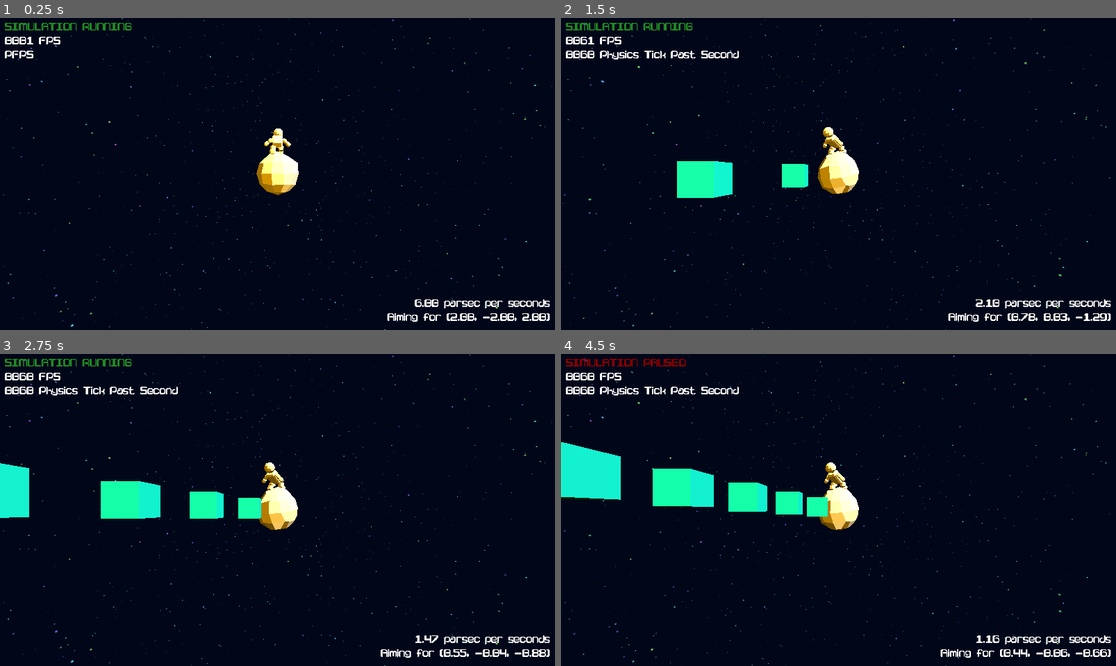
Above: before the commit, frames 1-4 (two rows, left to right).
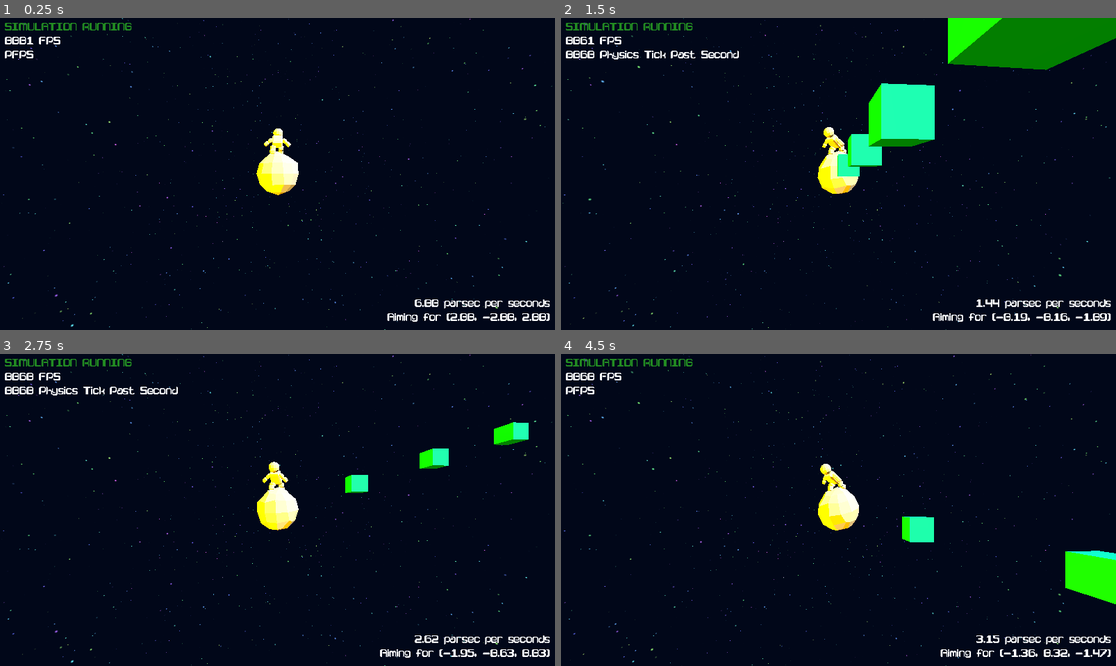
Above: after the commit, the same moments.

Repository: BlessedSleepSeeker/SpeedOfLight
Game: Godot game, scene res://world/StarSystem.tscn
The game is run twice, just before and just after one commit, with the same random seed, the same clock (stepped at 60 frames per second) and the same inputs.
Inputs (mouse positions are in pixels of both pictures, inside the frame that each line leads up to):
- Up to frame 1 (0.25 s): no input
- Up to frame 2 (1.5 s): move the mouse to (960, 158) at 0.52 s; tap R (ReturnToComet, bound only after the commit) at 0.6 s; click (960, 158) at 0.67 s; move the mouse to (727, 189) at 1.27 s; tap Shift (BulletTime, bound only before the commit) at 1.35 s; click (727, 189) at 1.42 s
- Up to frame 3 (2.75 s): tap R (ReturnToComet, bound only after the commit) at 1.55, 2.3 s; move the mouse to (333, 441) at 2.02 s; click (333, 441) at 2.1 s
- Up to frame 4 (4.5 s): move the mouse to (810, 572) at 2.77 s; right-click (810, 572) at 2.85 s; click (810, 572) at 2.92 s; tap R (ReturnToComet, bound only after the commit) at 3.05, 3.8, 4.35 s; move the mouse to (1005, 556) at 3.52 s; tap Space (TogglePhysics) at 3.6 s; click (1005, 556) at 3.67 s; tap P (ResetScene, bound only after the commit) at 4.15 s; move the mouse to (672, 463) at 4.27 s; click (672, 463) at 4.42 s

The runs differ from the first frame. In frame 1, 0.3% of the frame differs, in the area x 46-53%, y 35-57%; in frame 2, 9.6%, in the area x 20-100%, y 0-98%; in frame 3, 4.9%; in frame 4, 7.6%.

Commit message:
Added full solar system

Diff:
--- a/speed-of-light/comet/TailMesh.tscn
+++ b/speed-of-light/comet/TailMesh.tscn
@@ -10,6 +10,109 @@
 vertex_color_use_as_albedo = true
 albedo_color = Color(0, 1, 0.98333335, 1)
 emission = Color(0.31, 0.31, 0.31, 1)
+
+[sub_resource type="Animation" id="Animation_xyhup"]
+resource_name = "idle"
+length = 4.0
+loop_mode = 1
+tracks/0/type = "value"
+tracks/0/imported = false
+tracks/0/enabled = true
+tracks/0/path = NodePath("TailMesh:position")
+tracks/0/interp = 2
+tracks/0/loop_wrap = true
+tracks/0/keys = {
+"times": PackedFloat32Array(0, 1, 2, 3),
+"transitions": PackedFloat32Array(1, 1, 1, 1),
+"update": 0,
+"values": [Vector3(0, 0, 0), Vector3(0, 0.5, 0), Vector3(0, 0, 0), Vector3(0, 0.5, 0)]
+}
+tracks/1/type = "value"
+tracks/1/imported = false
+tracks/1/enabled = true
+tracks/1/path = NodePath(".:rotation")
+tracks/1/interp = 1
+tracks/1/loop_wrap = false
+tracks/1/keys = {
+"times": PackedFloat32Array(0, 4),
+"transitions": PackedFloat32Array(1, 1),
+"update": 0,
+"values": [Vector3(0, 0, 0), Vector3(0, 6.3006387, 0)]
+}
+
+[sub_resource type="Animation" id="Animation_2h6ia"]
+length = 0.001
+tracks/0/type = "value"
+tracks/0/imported = false
+tracks/0/enabled = true
+tracks/0/path = NodePath("TailMesh:position")
+tracks/0/interp = 1
+tracks/0/loop_wrap = true
+tracks/0/keys = {
+"times": PackedFloat32Array(0),
+"transitions": PackedFloat32Array(1),
+"update": 0,
+"values": [Vector3(0, 0, 0)]
+}
+tracks/1/type = "value"
+tracks/1/imported = false
+tracks/1/enabled = true
+tracks/1/path = NodePath("TailMesh:mesh:size")
+tracks/1/interp = 1
+tracks/1/loop_wrap = true
+tracks/1/keys = {
+"times": PackedFloat32Array(0),
+"transitions": PackedFloat32Array(1),
+"update": 0,
+"values": [Vector3(0.4, 0.4, 0.4)]
+}
+tracks/2/type = "value"
+tracks/2/imported = false
+tracks/2/enabled = true
+tracks/2/path = NodePath(".:rotation")
+tracks/2/interp = 1
+tracks/2/loop_wrap = true
+tracks/2/keys = {
+"times": PackedFloat32Array(0),
+"transitions": PackedFloat32Array(1),
+"update": 0,
+"values": [Vector3(0, 0, 0)]
+}
+
+[sub_resource type="Animation" id="Animation_sb60d"]
+resource_name = "fade_away"
+length = 2.0
+tracks/0/type = "value"
+tracks/0/imported = false
+tracks/0/enabled = false
+tracks/0/path = NodePath("TailMesh:mesh:size")
+tracks/0/interp = 2
+tracks/0/loop_wrap = true
+tracks/0/keys = {
+"times": PackedFloat32Array(0, 2),
+"transitions": PackedFloat32Array(1, 1),
+"update": 0,
+"values": [Vector3(0.4, 0.4, 0.4), Vector3(0.01, 0.01, 0.01)]
+}
+tracks/1/type = "value"
+tracks/1/imported = false
+tracks/1/enabled = false
+tracks/1/path = NodePath(".:rotation")
+tracks/1/interp = 1
+tracks/1/loop_wrap = true
+tracks/1/keys = {
+"times": PackedFloat32Array(0, 2),
+"transitions": PackedFloat32Array(1, 1),
+"update": 0,
+"values": [Vector3(0, 0, 0), Vector3(0, 6.2831855, 0)]
+}
+
+[sub_resource type="AnimationLibrary" id="AnimationLibrary_sb60d"]
+_data = {
+&"RESET": SubResource("Animation_2h6ia"),
+&"fade_away": SubResource("Animation_sb60d"),
+&"idle": SubResource("Animation_xyhup")
+}
 
 [node name="TailStatic" type="StaticBody3D"]
 script = ExtResource("1_xyhup")
@@ -23,3 +126,9 @@
 wait_time = 60.0
 one_shot = true
 autostart = true
+
+[node name="AnimationPlayer" type="AnimationPlayer" parent="."]
+libraries = {
+&"": SubResource("AnimationLibrary_sb60d")
+}
+autoplay = "idle"
--- a/speed-of-light/comet/comet.gd
+++ b/speed-of-light/comet/comet.gd
@@ -9,10 +9,10 @@
 
 @export var draw_tail: bool = true
 @export var tail_mesh: PackedScene = preload("res://comet/TailMesh.tscn")
-@export var tail_max_amount: int = 1000
+@export var tail_max_amount: int = 1200
 
-@export var ray_length: float = 20
-@export var ray_direction_amount: int = 20
+@export var ray_length: float = 60
+@export var ray_direction_amount: int = 60
 @export var aiming_mesh: PackedScene = preload("res://comet/AimingMesh.tscn")
 
 @onready var skin: CometSkin = $CometSkin
@@ -33,6 +33,7 @@
 	set(value):
 		is_aiming = value
 		_physics_on = !is_aiming
+		change_ray_visibility(is_aiming)
 		if is_aiming:
 			activate_camera()
 			camera._curZoom = camera.minZoom
@@ -112,6 +113,11 @@
 		get_tree().root.add_child.call_deferred(inst)
 		ray_dir_visuals.append(inst)
 
+func change_ray_visibility(visibility: bool) -> void:
+	for ray_part: StaticBody3D in ray_dir_visuals:
+		ray_part.visible = visibility
+
+
 func update_ray() -> void:
 	var mouse_pos: Vector2 = get_viewport().get_mouse_position()
 	#var ray_origin: Vector3 = get_viewport().get_camera_3d().project_ray_origin(mouse_pos)
@@ -141,21 +147,27 @@
 func activate_camera() -> void:
 	camera.make_current()
 
-var tail_visuals: Array[StaticBody3D] = []
+var tail_visuals: Array[TailEntity] = []
 func setup_tail_pool() -> void:
 	for i in range(tail_max_amount):
-		var inst: StaticBody3D = tail_mesh.instantiate()
+		var inst: TailEntity = tail_mesh.instantiate()
 		get_tree().root.add_child.call_deferred(inst)
 		tail_visuals.append(inst)
 		inst.hide()
 
 func draw_tail_from_pool() -> void:
-	var tail_entity: StaticBody3D = tail_visuals.pop_front()
+	var tail_entity: TailEntity = tail_visuals.pop_front()
 	if not tail_entity:
 		return
 	tail_entity.global_position = self.global_position
-	tail_entity.show()
+	tail_entity.reset()
 	tail_visuals.append(tail_entity)
+
+func flush_pools() -> void:
+	for entity: TailEntity in tail_visuals:
+		entity.queue_free()
+	for entity: StaticBody3D in ray_dir_visuals:
+		entity.queue_free()
 
 #endregion
 
@@ -169,6 +181,8 @@
 		toggle_bullet_time(true)
 	if Input.is_action_just_released("BulletTime"):
 		toggle_bullet_time(false)
+	if Input.is_action_just_pressed("ReturnToComet"):
+		activate_camera()
 
 
 func toggle_bullet_time(toggle: bool) -> void:
--- a/speed-of-light/comet/tail_mesh.gd
+++ b/speed-of-light/comet/tail_mesh.gd
@@ -1,6 +1,8 @@
 extends StaticBody3D
+class_name TailEntity
 
 @onready var fade_timer: Timer = %FadeTimer
+@onready var anim_player: AnimationPlayer = $AnimationPlayer
 
 var _physics_on: bool = true:
 	set(value):
@@ -8,14 +10,21 @@
 		toggle_physics(_physics_on)
 
 func _ready():
-	pass#fade_timer.timeout.connect(fade_away)
+	fade_timer.timeout.connect(fade_away)
 
+func reset() -> void:
+	fade_timer.start()
+	self.show()
+	anim_player.stop()
+	anim_player.play("idle")
 
 func toggle_physics(value: bool) -> void:
 	fade_timer.paused = not value
 
 func fade_away() -> void:
-	self.queue_free()
+	anim_player.play("fade_away")
+	await anim_player.animation_finished
+	self.hide()
 
 func _unhandled_input(_event):
 	if Input.is_action_just_pressed("TogglePhysics"):
--- a/speed-of-light/project.godot
+++ b/speed-of-light/project.godot
@@ -54,12 +54,21 @@
 }
 BulletTime={
 "deadzone": 0.2,
-"events": [Object(InputEventKey,"resource_local_to_scene":false,"resource_name":"","device":-1,"window_id":0,"alt_pressed":false,"shift_pressed":false,"ctrl_pressed":false,"meta_pressed":false,"pressed":false,"keycode":0,"physical_keycode":4194325,"key_label":0,"unicode":0,"location":0,"echo":false,"script":null)
-]
+"events": []
 }
 ToggleDebug={
 "deadzone": 0.2,
 "events": [Object(InputEventKey,"resource_local_to_scene":false,"resource_name":"","device":-1,"window_id":0,"alt_press …(195 unchanged characters)…
+]
+}
+ReturnToComet={
+"deadzone": 0.2,
+"events": [Object(InputEventKey,"resource_local_to_scene":false,"resource_name":"","device":-1,"window_id":0,"alt_pressed":false,"shift_pressed":false,"ctrl_pressed":false,"meta_pressed":false,"pressed":false,"keycode":0,"physical_keycode":82,"key_label":0,"unicode":114,"location":0,"echo":false,"script":null)
+]
+}
+ResetScene={
+"deadzone": 0.2,
+"events": [Object(InputEventKey,"resource_local_to_scene":false,"resource_name":"","device":-1,"window_id":0,"alt_pressed":false,"shift_pressed":false,"ctrl_pressed":false,"meta_pressed":false,"pressed":false,"keycode":0,"physical_keycode":80,"key_label":0,"unicode":112,"location":0,"echo":false,"script":null)
 ]
 }
 
@@ -67,3 +76,7 @@
 
 3d_physics/layer_1="body_collisions"
 3d_physics/layer_2="ray_collision"
+
+[rendering]
+
+textures/vram_compression/import_etc2_astc=true
--- a/speed-of-light/world/GravitationalPuller.gd
+++ b/speed-of-light/world/GravitationalPuller.gd
@@ -2,6 +2,16 @@
 class_name GravitationalPuller
 
 @export var mass: float = 1
+@export var deactivation_time_on_hit: float = 60
+
+@onready var hitbox: Area3D = %Hitbox
 
 func _ready():
 	self.add_to_group("GravitationalPullers")
+	hitbox.body_entered.connect(on_comet_entered)
+
+func on_comet_entered(body: Node3D) -> void:
+	print("puller : removing from group")
+	self.remove_from_group("GravitationalPullers")
+	await get_tree().create_timer(deactivation_time_on_hit).timeout
+	self.add_to_group("GravitationalPullers")
--- a/speed-of-light/world/StarSystem.tscn
+++ b/speed-of-light/world/StarSystem.tscn
@@ -55,18 +55,14 @@
 
 [node name="Star3" parent="Stars" instance=ExtResource("3_6cfv3")]
 transform = Transform3D(1, 0, 0, 0, 1, 0, 0, 0, 1, -85.04552, -68.32595, -259.45325)
-visible = false
 
 [node name="Star4" parent="Stars" instance=ExtResource("3_6cfv3")]
 transform = Transform3D(1, 0, 0, 0, 1, 0, 0, 0, 1, -112.22261, 158.10257, -51.62253)
-visible = false
 
 [node name="Star5" parent="Stars" instance=ExtResource("3_6cfv3")]
 transform = Transform3D(1, 0, 0, 0, 1, 0, 0, 0, 1, -750.79565, -350.50665, -205.78586)
-visible = false
 
 [node name="Planets" type="Node3D" parent="."]
-visible = false
 
 [node name="Planet" parent="Planets" instance=ExtResource("4_rca7r")]
 transform = Transform3D(1, 0, 0, 0, 1, 0, 0, 0, 1, -226.81001, 102.72876, 139.99799)
--- a/speed-of-light/world/planets/Planet.tscn
+++ b/speed-of-light/world/planets/Planet.tscn
@@ -1,12 +1,17 @@
-[gd_scene load_steps=6 format=3 uid="uid://dcx4pnt0kt3gn"]
+[gd_scene load_steps=15 format=3 uid="uid://dcx4pnt0kt3gn"]
 
-[ext_resource type="Script" uid="uid://ddoycdpgl8wya" path="res://world/planets/planet.gd" id="1_pkd2e"]
+[ext_resource type="Script" uid="uid://b5kehyhy7wmdr" path="res://world/stars/star.gd" id="1_5m2jx"]
+[ext_resource type="Material" uid="uid://d3upegy2sk64a" path="res://camera/shaders/highlight_material.tres" id="2_bji2r"]
+[ext_resource type="PackedScene" uid="uid://pqykoxve28eu" path="res://camera/CameraOrbit.tscn" id="2_n3pod"]
 
 [sub_resource type="StandardMaterial3D" id="StandardMaterial3D_0knnf"]
+resource_local_to_scene = true
+next_pass = ExtResource("2_bji2r")
 vertex_color_use_as_albedo = true
 albedo_color = Color(0, 0.41, 0.34166664, 1)
 
 [sub_resource type="SphereMesh" id="SphereMesh_pkd2e"]
+resource_local_to_scene = true
 material = SubResource("StandardMaterial3D_0knnf")
 radius = 3.0
 height = 6.0
@@ -14,22 +19,124 @@
 rings = 8
 
 [sub_resource type="StandardMaterial3D" id="StandardMaterial3D_pkd2e"]
+resource_local_to_scene = true
+next_pass = ExtResource("2_bji2r")
 vertex_color_use_as_albedo = true
 albedo_color = Color(0.16470002, 0.22437, 0.27, 1)
 
 [sub_resource type="CylinderMesh" id="CylinderMesh_0knnf"]
+resource_local_to_scene = true
 material = SubResource("StandardMaterial3D_pkd2e")
 top_radius = 5.0
 bottom_radius = 5.0
 height = 0.1
 
+[sub_resource type="SphereShape3D" id="SphereShape3D_pkd2e"]
+radius = 3.2994585
+
+[sub_resource type="SphereShape3D" id="SphereShape3D_5m2jx"]
+radius = 2.9586313
+
+[sub_resource type="CylinderShape3D" id="CylinderShape3D_pkd2e"]
+height = 0.23669434
+radius = 5.0439453
+
+[sub_resource type="Animation" id="Animation_63mt3"]
+length = 0.001
+tracks/0/type = "value"
+tracks/0/imported = false
+tracks/0/enabled = true
+tracks/0/path = NodePath(".:scale")
+tracks/0/interp = 1
+tracks/0/loop_wrap = true
+tracks/0/keys = {
+"times": PackedFloat32Array(0),
+"transitions": PackedFloat32Array(1),
+"update": 0,
+"values": [Vector3(1, 1, 1)]
+}
+
+[sub_resource type="Animation" id="Animation_vp5b0"]
+resource_name = "deactivated"
+length = 0.4
+tracks/0/type = "value"
+tracks/0/imported = false
+tracks/0/enabled = true
+tracks/0/path = NodePath(".:scale")
+tracks/0/interp = 2
+tracks/0/loop_wrap = true
+tracks/0/keys = {
+"times": PackedFloat32Array(0, 0.4),
+"transitions": PackedFloat32Array(1, 1),
+"update": 0,
+"values": [Vector3(1, 1, 1), Vector3(0.001, 0.001, 0.001)]
+}
+
+[sub_resource type="Animation" id="Animation_itf8h"]
+resource_name = "reactivate"
+length = 0.4
+tracks/0/type = "value"
+tracks/0/imported = false
+tracks/0/enabled = true
+tracks/0/path = NodePath(".:scale")
+tracks/0/interp = 1
+tracks/0/loop_wrap = true
+tracks/0/keys = {
+"times": PackedFloat32Array(0, 0.4),
+"transitions": PackedFloat32Array(1, 1),
+"update": 0,
+"values": [Vector3(0.001, 0.001, 0.001), Vector3(1, 1, 1)]
+}
+
+[sub_resource type="AnimationLibrary" id="AnimationLibrary_63mt3"]
+_data = {
+&"RESET": SubResource("Animation_63mt3"),
+&"deactivate": SubResource("Animation_vp5b0"),
+&"reactivate": SubResource("Animation_itf8h")
+}
+
 [node name="Planet" type="StaticBody3D"]
 collision_layer = 3
-script = ExtResource("1_pkd2e")
-mass = 200.0
+script = ExtResource("1_5m2jx")
+randomize_rotation_on_load = true
+mass = 100.0
+deactivation_time_on_hit = 30.0
 
 [node name="MeshInstance3D" type="MeshInstance3D" parent="."]
+transform = Transform3D(4, 0, 0, 0, 4, 0, 0, 0, 4, 0, 0, 0)
 mesh = SubResource("SphereMesh_pkd2e")
 
 [node name="MeshInstance3D" type="MeshInstance3D" parent="MeshInstance3D"]
 mesh = SubResource("CylinderMesh_0knnf")
+
+[node name="MouseArea" type="Area3D" parent="."]
+unique_name_in_owner = true
+transform = Transform3D(4, 0, 0, 0, 4, 0, 0, 0, 4, 0, 0, 0)
+collision_layer = 2
+collision_mask = 0
+
+[node name="CollisionShape3D" type="CollisionShape3D" parent="MouseArea"]
+shape = SubResource("SphereShape3D_pkd2e")
+
+[node name="Hitbox" type="Area3D" parent="."]
+unique_name_in_owner = true
+transform = Transform3D(4, 0, 0, 0, 4, 0, 0, 0, 4, 0, 0, 0)
+collision_mask = 0
+
+[node name="CollisionShape3D" type="CollisionShape3D" parent="Hitbox"]
+shape = SubResource("SphereShape3D_5m2jx")
+
+[node name="CollisionShape3D2" type="CollisionShape3D" parent="Hitbox"]
+transform = Transform3D(1, 0, 0, 0, 1, 0, 0, 0, 1, 0, 0.013000488, 0)
+shape = SubResource("CylinderShape3D_pkd2e")
+
+[node name="CameraOrbit" parent="." instance=ExtResource("2_n3pod")]
+unique_name_in_owner = true
+maxZoom = 400.0
+minZoom = 30.0
+zoomStep = 10.0
+
+[node name="AnimationPlayer" type="AnimationPlayer" parent="."]
+libraries = {
+&"": SubResource("AnimationLibrary_63mt3")
+}
--- a/speed-of-light/world/star_system.gd
+++ b/speed-of-light/world/star_system.gd
@@ -24,6 +24,7 @@
 
 func _physics_process(_delta):
 	if _physics_on:
+		register_gravity_pullers()
 		for gravity_puller: GravitationalPuller in gravity_pullers:
 			if gravity_puller.is_visible_in_tree():
 				var gravity_pull: Vector3 = comet.calculate_gravity_pull(gravity_puller)
@@ -64,9 +65,14 @@
 
 #endregion
 
+func flush_star_system() -> void:
+	comet.flush_pools()
 
 func _unhandled_input(_event):
 	if Input.is_action_just_pressed("Click"):
 		check_for_click()
 	if Input.is_action_just_pressed("TogglePhysics"):
 		toggle_physics()
+	if Input.is_action_just_pressed("ResetScene"):
+		flush_star_system()
+		get_tree().reload_current_scene()
--- a/speed-of-light/world/stars/Star.tscn
+++ b/speed-of-light/world/stars/Star.tscn
@@ -21,6 +21,63 @@
 [sub_resource type="SphereShape3D" id="SphereShape3D_j2866"]
 radius = 70.0
 
+[sub_resource type="SphereShape3D" id="SphereShape3D_vp5b0"]
+radius = 70.0
+
+[sub_resource type="Animation" id="Animation_vp5b0"]
+resource_name = "deactivated"
+length = 0.4
+tracks/0/type = "value"
+tracks/0/imported = false
+tracks/0/enabled = true
+tracks/0/path = NodePath(".:scale")
+tracks/0/interp = 2
+tracks/0/loop_wrap = true
+tracks/0/keys = {
+"times": PackedFloat32Array(0, 0.4),
+"transitions": PackedFloat32Array(1, 1),
+"update": 0,
+"values": [Vector3(1, 1, 1), Vector3(0.001, 0.001, 0.001)]
+}
+
+[sub_resource type="Animation" id="Animation_itf8h"]
+resource_name = "reactivate"
+length = 0.4
+tracks/0/type = "value"
+tracks/0/imported = false
+tracks/0/enabled = true
+tracks/0/path = NodePath(".:scale")
+tracks/0/interp = 1
+tracks/0/loop_wrap = true
+tracks/0/keys = {
+"times": PackedFloat32Array(0, 0.4),
+"transitions": PackedFloat32Array(1, 1),
+"update": 0,
+"values": [Vector3(0.001, 0.001, 0.001), Vector3(1, 1, 1)]
+}
+
+[sub_resource type="Animation" id="Animation_63mt3"]
+length = 0.001
+tracks/0/type = "value"
+tracks/0/imported = false
+tracks/0/enabled = true
+tracks/0/path = NodePath(".:scale")
+tracks/0/interp = 1
+tracks/0/loop_wrap = true
+tracks/0/keys = {
+"times": PackedFloat32Array(0),
+"transitions": PackedFloat32Array(1),
+"update": 0,
+"values": [Vector3(1, 1, 1)]
+}
+
+[sub_resource type="AnimationLibrary" id="AnimationLibrary_63mt3"]
+_data = {
+&"RESET": SubResource("Animation_63mt3"),
+&"deactivate": SubResource("Animation_vp5b0"),
+&"reactivate": SubResource("Animation_itf8h")
+}
+
 [node name="Star" type="StaticBody3D"]
 script = ExtResource("1_sljp3")
 mass = 1000.0
@@ -36,14 +93,25 @@
 
 [node name="MouseArea" type="Area3D" parent="."]
 unique_name_in_owner = true
-collision_layer = 3
+collision_layer = 2
 collision_mask = 0
 
 [node name="CollisionShape3D" type="CollisionShape3D" parent="MouseArea"]
 shape = SubResource("SphereShape3D_j2866")
+
+[node name="Hitbox" type="Area3D" parent="."]
+unique_name_in_owner = true
+
+[node name="CollisionShape3D" type="CollisionShape3D" parent="Hitbox"]
+shape = SubResource("SphereShape3D_vp5b0")
 
 [node name="CameraOrbit" parent="." instance=ExtResource("3_vp5b0")]
 unique_name_in_owner = true
 maxZoom = 800.0
 minZoom = 60.0
 zoomStep = 20.0
+
+[node name="AnimationPlayer" type="AnimationPlayer" parent="."]
+libraries = {
+&"": SubResource("AnimationLibrary_63mt3")
+}
--- a/speed-of-light/world/stars/star.gd
+++ b/speed-of-light/world/stars/star.gd
@@ -1,13 +1,20 @@
 extends GravitationalPuller
 class_name Star
+
+@export var randomize_rotation_on_load: bool = false
 
 @export var highlight_color: Color = Color8(255, 255, 255)
 @export var highlight_color_off: Color = Color8(255, 255, 255, 0)
 @export var highlight_tween_time: float = 0.4
 
-@onready var mouse_area: Area3D = $%MouseArea
+@onready var mouse_area: Area3D = %MouseArea
 @onready var highlight_material: ShaderMaterial = $MeshInstance3D.mesh.material.next_pass
 @onready var camera: CameraOrbit = %CameraOrbit
+@onready var anim_player: AnimationPlayer = $AnimationPlayer
+
+@onready var rng: RandomNumberGenerator = RandomNumberGenerator.new()
+
+var is_active: bool = true
 
 var is_selected: bool = false:
 	set(value):
@@ -19,6 +26,8 @@
 	highlight_material.set_shader_parameter("outline_color", highlight_color_off)
 	mouse_area.mouse_entered.connect(on_mouse_state_changed.bind(true))
 	mouse_area.mouse_exited.connect(on_mouse_state_changed.bind(false))
+	if randomize_rotation_on_load:
+		randomize_rotation()
 
 func toggle_highlight(direction: bool) -> void:
 	var tween: Tween = create_tween()
@@ -28,4 +37,18 @@
 	camera.make_current()
 
 func on_mouse_state_changed(value: bool) -> void:
-	is_selected = value
+	if is_active:
+		is_selected = value
+	elif not is_active && is_selected:
+		is_selected = false
+
+func on_comet_entered(body: Node3D) -> void:
+	print("star : comet entered")
+	anim_player.play("deactivate")
+	await super(body)
+	anim_player.play("reactivate")
+
+func randomize_rotation() -> void:
+	rotation.x = randf()
+	rotation.y = randf()
+	rotation.z = randf()
Not shown: 1 places in speed-of-light/comet/TailMesh.tscn that only renumber resources
Not shown, added: speed-of-light/export_presets.cfg
Not shown: 1 places in speed-of-light/world/stars/Star.tscn that only renumber resources
Not shown, added: builds/SpeedOfLight.console.exe
Not shown, added: builds/SpeedOfLight.exe
Not shown, added: builds/SpeedOfLight.zip
Not shown, added: builds/SpeedOfLight_Linux.zip
Not shown, added: builds/web/index.apple-touch-icon.png
Not shown, added: builds/web/index.audio.position.worklet.js
Not shown, added: builds/web/index.audio.worklet.js
Not shown, added: builds/web/index.html
Not shown, added: builds/web/index.icon.png
(and 8 more such lines)
